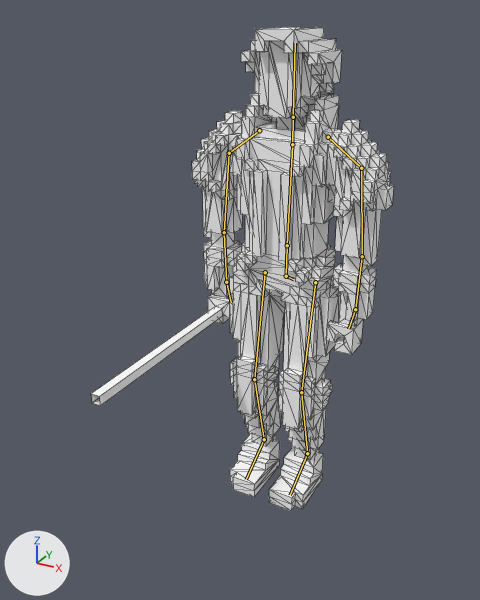
Before and after pictures for a commit that changed the Blender file Blender/Characters/Player's Character/Character.blend.
Rendered twice from a camera (50 mm lens) standing at (2.89, -6.3, 5.5) and looking at (-0.46, -0.22, 2.46). Lighting does not change. The marker at lower left points along +X, +Y and +Z. The bones that bend it are drawn over the model as lines. Mesh edges are drawn as thin lines.

Names of what the first picture shows: 'ObjObject.014'.
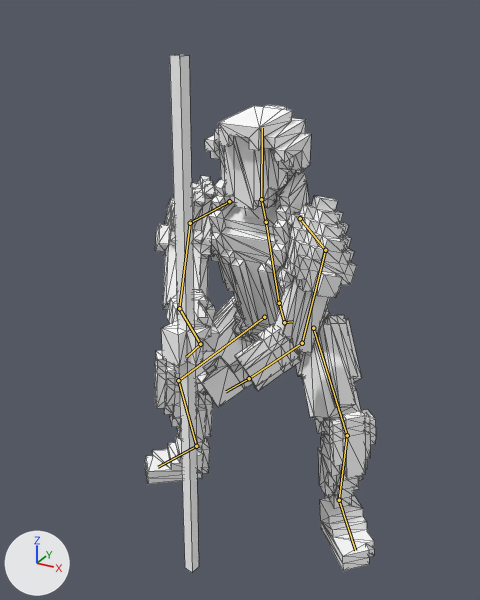
The newer file adds an action. The first version stands in its rest pose; the second is drawn at frame 40 of the action 'SteadyDefence'.

The change, as a list of edits to the scene's bpy script:
```text
Change bone_stomach:
    where bone_stomach = bpy.data.objects['Armature'].pose.bones['stomach']
    bone_stomach.location: (0.0, 0.0, 0.0) -> (0.0, -0.58, 0.0)
    bone_stomach.rotation_quaternion: (1.0, 0.0, 0.0, 0.0) -> (0.967, 0.253, 0.0, 0.0)  # degrees (0, 0, 0) -> degrees (29, 0, 0)
Change bone_chest:
    where bone_chest = bpy.data.objects['Armature'].pose.bones['chest']  # child of 'stomach'
    bone_chest.rotation_quaternion: (1.0, 0.0, 0.0, 0.0) -> (0.998, -0.065, 0.0, 0.0)  # degrees (0, 0, 0) -> degrees (-8, 0, 0)
Change bone_head:
    where bone_head = bpy.data.objects['Armature'].pose.bones['head']  # child of 'neck'
    bone_head.rotation_quaternion: (1.0, 0.0, 0.0, 0.0) -> (0.989, -0.146, 0.006, -0.022)  # degrees (0, 0, 0) -> degrees (-17, 0, -3)
Change bone_clavice_l:
    where bone_clavice_l = bpy.data.objects['Armature'].pose.bones['clavice_l']  # child of 'chest'
    bone_clavice_l.rotation_quaternion: (1.0, 0.0, 0.0, 0.0) -> (0.918, 0.272, 0.197, 0.211)  # degrees (0, 0, 0) -> degrees (37, 14, 31)
Change bone_arm_l:
    where bone_arm_l = bpy.data.objects['Armature'].pose.bones['arm_l']  # child of 'clavice_l'
    bone_arm_l.rotation_quaternion: (1.0, 0.0, 0.0, 0.0) -> (0.934, 0.333, -0.105, -0.079)  # degrees (0, 0, 0) -> degrees (40, -8, -13)
Change bone_forearm_l:
    where bone_forearm_l = bpy.data.objects['Armature'].pose.bones['forearm_l']  # child of 'arm_l'
    bone_forearm_l.rotation_quaternion: (1.0, 0.0, 0.0, 0.0) -> (0.91, 0.392, 0.127, 0.036)  # degrees (0, 0, 0) -> degrees (48, 12, 10)
Change bone_clavice_r:
    where bone_clavice_r = bpy.data.objects['Armature'].pose.bones['clavice_r']  # child of 'chest'
    bone_clavice_r.location: (0.0, 0.0, 0.0) -> (0.06, -0.05, -0.01)
    bone_clavice_r.rotation_quaternion: (1.0, 0.0, 0.0, 0.0) -> (0.936, 0.331, 0.003, -0.122)  # degrees (0, 0, 0) -> degrees (38, 5, -13)
Change bone_arm_r:
    where bone_arm_r = bpy.data.objects['Armature'].pose.bones['arm_r']  # child of 'clavice_r'
    bone_arm_r.rotation_quaternion: (1.0, 0.0, 0.0, 0.0) -> (0.931, 0.363, -0.042, -0.002)  # degrees (0, 0, 0) -> degrees (43, -4, -2)
Change bone_forearm_r:
    where bone_forearm_r = bpy.data.objects['Armature'].pose.bones['forearm_r']  # child of 'arm_r'
    bone_forearm_r.rotation_quaternion: (1.0, 0.0, 0.0, 0.0) -> (0.929, 0.357, -0.057, 0.076)  # degrees (0, 0, 0) -> degrees (42, -9, 6)
Change bone_hand_r:
    where bone_hand_r = bpy.data.objects['Armature'].pose.bones['hand_r']  # child of 'forearm_r'
    bone_hand_r.rotation_quaternion: (1.0, 0.0, 0.0, 0.0) -> (-0.863, -0.045, -0.109, 0.492)  # degrees (0, 0, 0) -> degrees (-2, 13, -60)
Change bone_plevis:
    where bone_plevis = bpy.data.objects['Armature'].pose.bones['plevis']
    bone_plevis.location: (0.0, 0.0, 0.0) -> (0.0, 0.28, -0.5)
    bone_plevis.rotation_quaternion: (1.0, 0.0, 0.0, 0.0) -> (0.997, 0.075, 0.0, 0.0)  # degrees (0, 0, 0) -> degrees (9, 0, 0)
Change bone_thigh_l:
    where bone_thigh_l = bpy.data.objects['Armature'].pose.bones['thigh_l']  # child of 'plevis'
    bone_thigh_l.rotation_quaternion: (1.0, 0.0, 0.0, 0.0) -> (0.794, 0.142, -0.395, -0.439)  # degrees (0, 0, 0) -> degrees (41, -30, -69)
Change bone_calf_l:
    where bone_calf_l = bpy.data.objects['Armature'].pose.bones['calf_l']  # child of 'thigh_l'
    bone_calf_l.rotation_quaternion: (1.0, 0.0, 0.0, 0.0) -> (0.924, 0.094, 0.078, 0.362)  # degrees (0, 0, 0) -> degrees (13, 4, 43)
Change bone_thigh_r:
    where bone_thigh_r = bpy.data.objects['Armature'].pose.bones['thigh_r']  # child of 'plevis'
    bone_thigh_r.rotation_quaternion: (1.0, 0.0, 0.0, 0.0) -> (0.792, -0.198, 0.425, -0.391)  # degrees (0, 0, 0) -> degrees (-49, 31, -67)
Change bone_calf_r:
    where bone_calf_r = bpy.data.objects['Armature'].pose.bones['calf_r']  # child of 'thigh_r'
    bone_calf_r.rotation_quaternion: (1.0, 0.0, 0.0, 0.0) -> (0.939, -0.051, -0.077, 0.33)  # degrees (0, 0, 0) -> degrees (-9, -6, 39)
```

Boxes [x1, y1, x2, y2] around the edits, measured in the pictures (480 x 600 px):
'ObjObject.014', posed (24% narrower, 7% taller)
    before: [91, 27, 394, 511]
    after: [145, 55, 376, 572]
bone 'stomach', root to tip
    before: (286, 276) to (287, 245)
    after: (284, 322) to (279, 303)
bone 'chest', root to tip
    before: (287, 245) to (292, 144)
    after: (279, 303) to (266, 222)
bone 'head', root to tip
    before: (293, 117) to (295, 43)
    after: (261, 199) to (262, 128)
bone 'clavice_l', root to tip
    before: (328, 137) to (361, 168)
    after: (300, 218) to (325, 250)
bone 'arm_l', root to tip
    before: (361, 168) to (362, 256)
    after: (325, 250) to (302, 343)
bone 'forearm_l', root to tip
    before: (362, 256) to (355, 309)
    after: (302, 343) to (249, 378)
bone 'clavice_r', root to tip
    before: (259, 130) to (229, 153)
    after: (229, 201) to (190, 223)
bone 'arm_r', root to tip
    before: (229, 153) to (224, 232)
    after: (190, 223) to (179, 308)
bone 'forearm_r', root to tip
    before: (224, 232) to (226, 282)
    after: (179, 308) to (200, 344)
bone 'hand_r', root to tip
    before: (226, 282) to (231, 302)
    after: (200, 344) to (187, 356)
bone 'plevis', root to tip
    before: (286, 276) to (293, 279)
    after: (284, 322) to (292, 321)
bone 'thigh_l', root to tip
    before: (315, 282) to (301, 392)
    after: (313, 328) to (347, 435)
bone 'calf_l', root to tip
    before: (301, 392) to (307, 453)
    after: (347, 435) to (339, 500)
bone 'thigh_r', root to tip
    before: (265, 272) to (254, 379)
    after: (264, 317) to (178, 380)
bone 'calf_r', root to tip
    before: (254, 379) to (264, 439)
    after: (178, 380) to (196, 446)
